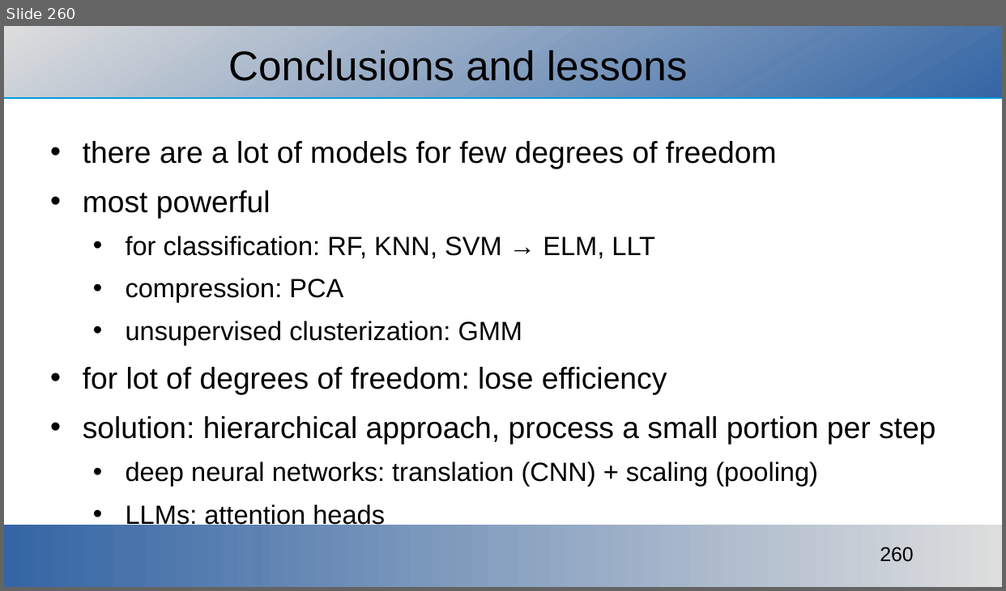
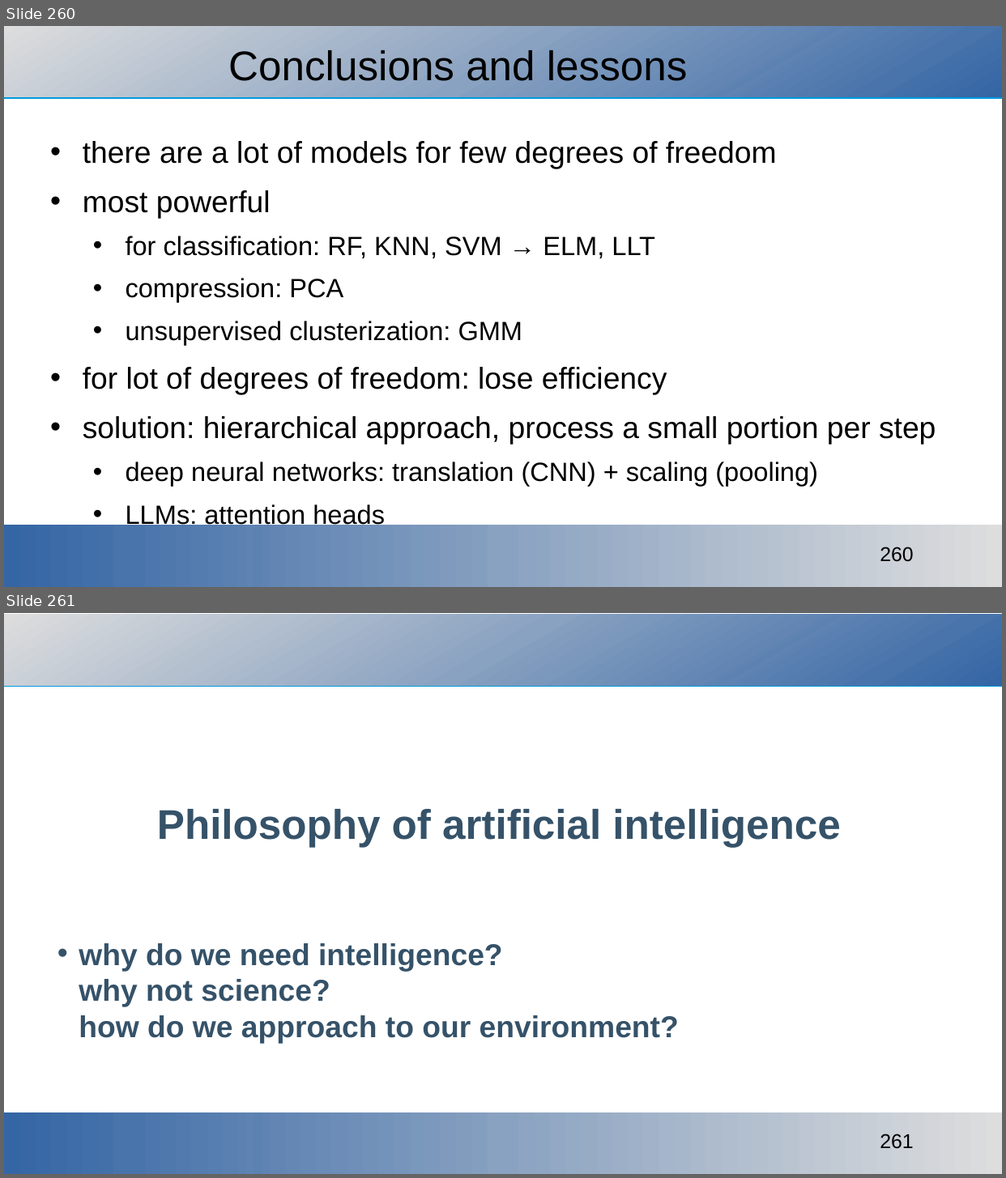
Before and after one commit to ajakovac/ML-in-Practice-I, a slide deck: ML in practice.odp. Shown one above the other, each under a label of ours: slide 260 before the commit, slides 260 and 261 after it. The pictures are 1006x591 and 1006x1178 pixels, drawn with LibreOffice and Linux fonts; fonts in the diff are those of the drawing; background and template pictures are left out. Boxes give left, top, right and bottom in pixels: in the first picture for what was removed or moved away, otherwise in the second. Text is boxed around its words. In the diff, an @@ line names an element or a change of style, - is before the commit and + after.

```diff
--- a/ML in practice.odp
+++ b/ML in practice.odp
@@ slide 261 added at box(4, 613, 1002, 1174), background #FFFFFF; not listed: 1 template element that a slide beside it also shows @@
@@ rectangle added at box(4, 614, 1002, 685), fill gradient #DDDDDD to #DADBDC to #D8D9DB to #D5D7DA to #D2D5D9 to #D0D3D8 @@
@@ title added at box(157, 809, 840, 847), 33 pt, text #355269, bold @@
+Philosophy of artificial intelligence
@@ title added at box(79, 943, 679, 1044), 24 pt, text #355269, bold @@
+• why do we need intelligence?
+  why not science?
+  how do we approach to our environment?
@@ rectangle added at box(4, 1113, 1002, 1174), fill gradient #DDDDDD to #DADBDC to #D8D9DB to #D5D7DA to #D2D5D9 to #D0D3D8 @@
```
Also in this commit, not shown: 19 other slides added, 2 other files.
